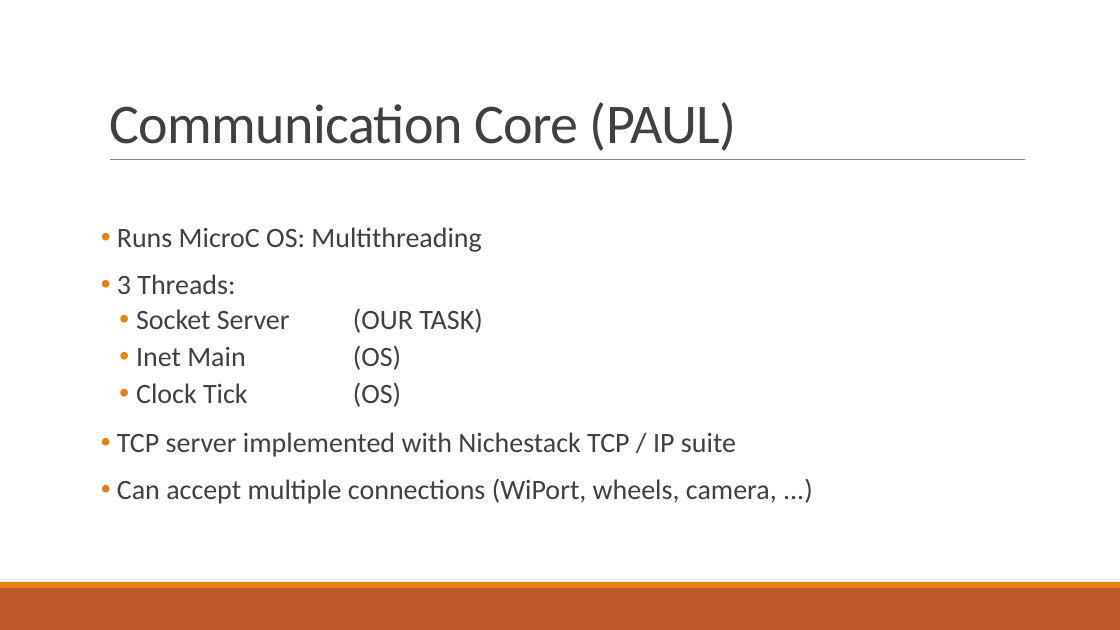
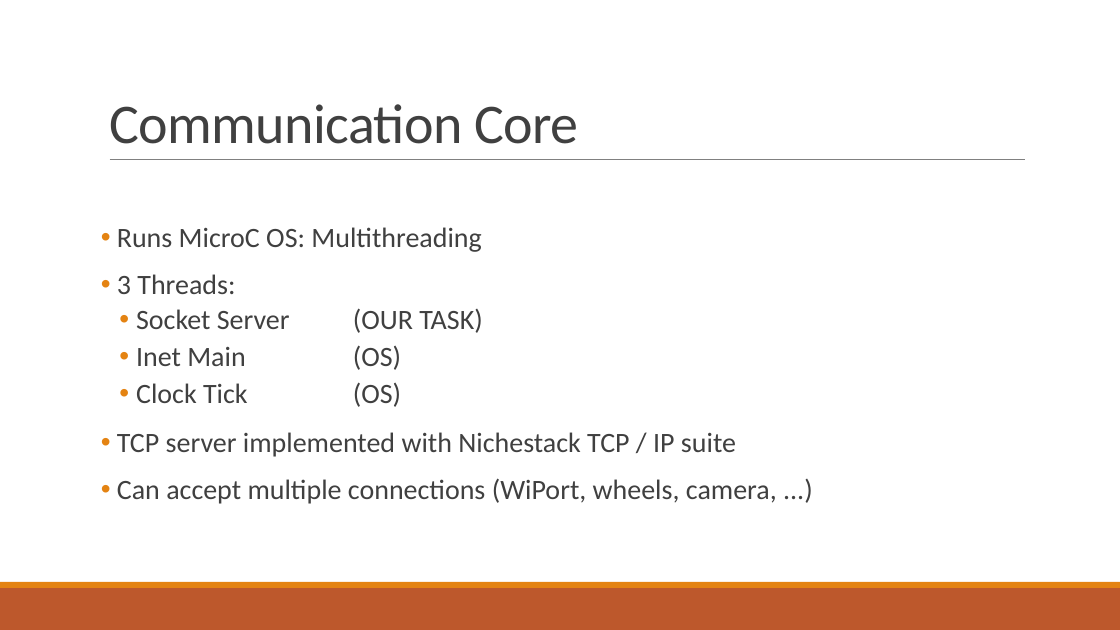
Before and after one commit to fjanssen/Car2X, a slide deck: slide 13 of doc/FinalPresentation.pptx. Drawn at 1120x630 pixels with LibreOffice and Linux fonts; fonts in the diff are those of the drawing. Boxes give left, top, right and bottom in pixels: in the first picture for what was removed or moved away, otherwise in the second. Text is boxed around its words. In the diff, an @@ line names an element or a change of style, - is before the commit and + after.

```diff
--- a/doc/FinalPresentation.pptx
+++ b/doc/FinalPresentation.pptx
@@ title at <box>109,104,578,144</box>: text changed @@
-Communication Core (PAUL)
+Communication Core
```
Also in this commit, not shown: 6 other slides changed.
